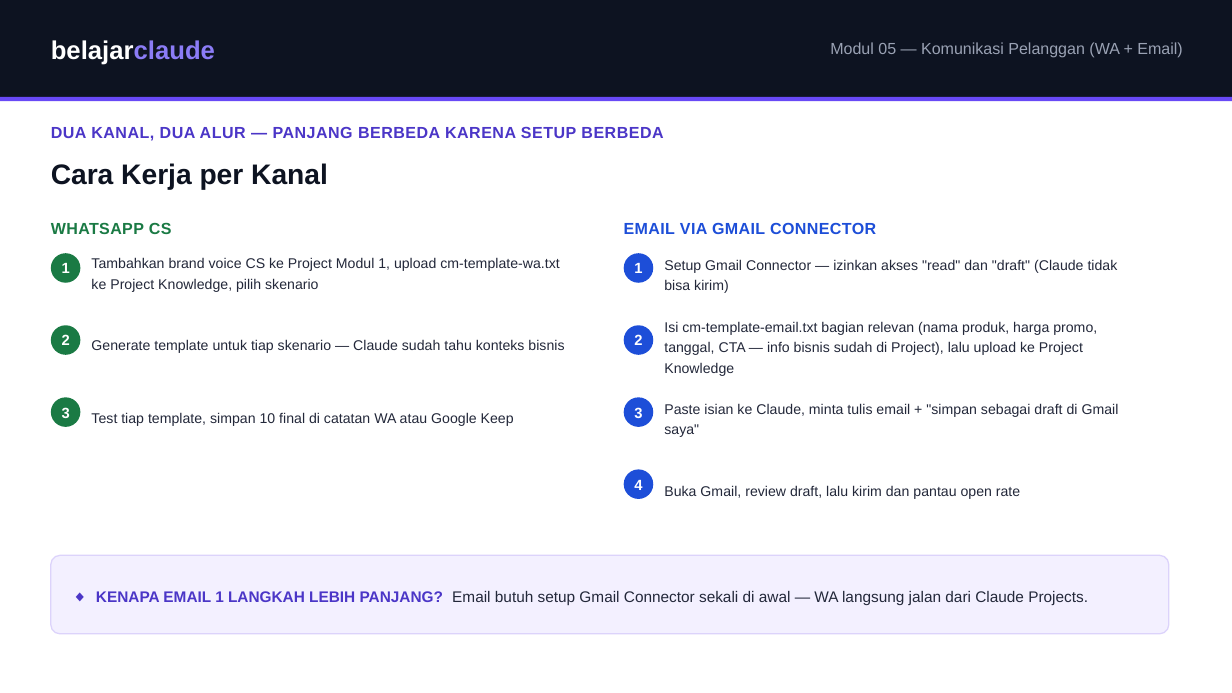
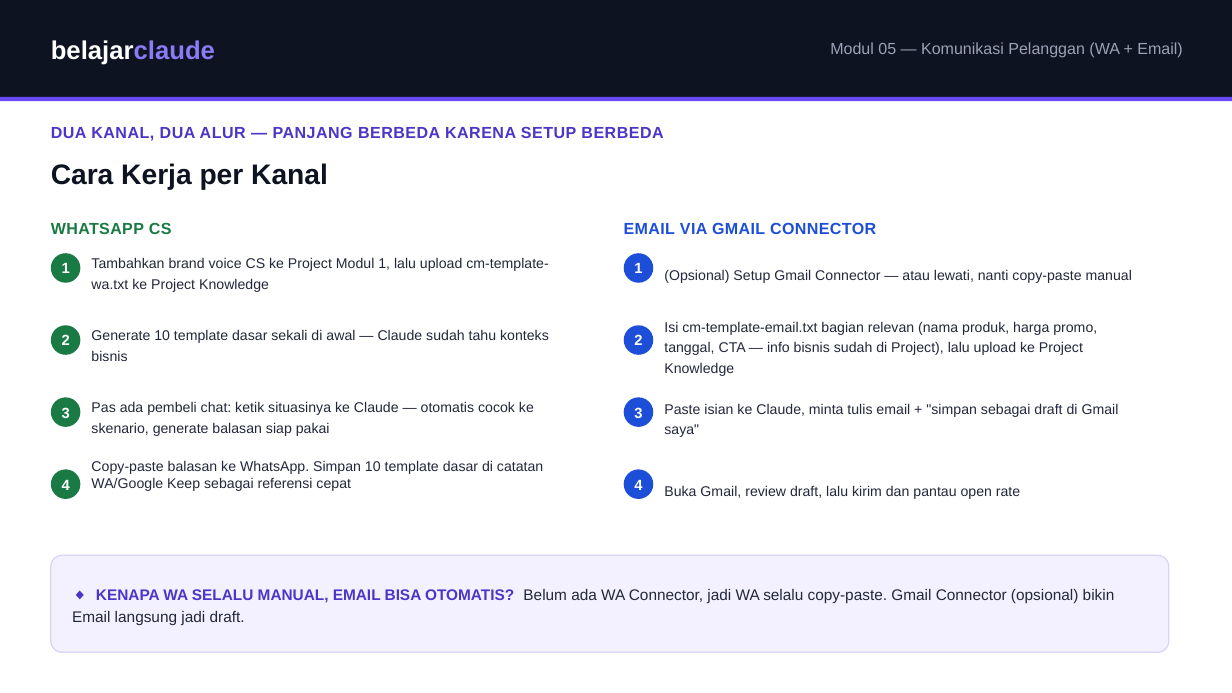
Before and after one commit to juliautomo/belajar-claude, a slide deck: slide 5 of Content-Marketing/M05-Komunikasi-Pelanggan/K3-M05-Komunikasi-Pelanggan.pptx. Drawn at 1232x693 pixels with LibreOffice and Linux fonts; fonts in the diff are those of the drawing. Boxes give left, top, right and bottom in pixels: in the first picture for what was removed or moved away, otherwise in the second. Text is boxed around its words. In the diff, an @@ line names an element or a change of style, - is before the commit and + after.

Commit message:
M05: clarify copy-paste mechanic for both channels, fix ambiguous Latihan wording, show two-phase exercise (build templates, then live on-the-spot generation)

```diff
--- a/Content-Marketing/M05-Komunikasi-Pelanggan/K3-M05-Komunikasi-Pelanggan.pptx
+++ b/Content-Marketing/M05-Komunikasi-Pelanggan/K3-M05-Komunikasi-Pelanggan.pptx
@@ text at [91, 257, 548, 292]: text changed @@
-Tambahkan brand voice CS ke Project Modul 1, upload cm-template-wa.txt ke Project Knowledge, pilih skenario
+Tambahkan brand voice CS ke Project Modul 1, lalu upload cm-template-wa.txt ke Project Knowledge
@@ text at [664, 269, 1132, 283]: text changed @@
-Setup Gmail Connector — izinkan akses "read" dan "draft" (Claude tidak bisa kirim)
+(Opsional) Setup Gmail Connector — atau lewati, nanti copy-paste manual
@@ text at [91, 329, 549, 361]: text changed @@
-Generate template untuk tiap skenario — Claude sudah tahu konteks bisnis
+Generate 10 template dasar sekali di awal — Claude sudah tahu konteks bisnis
@@ text at [91, 401, 534, 436]: text changed @@
-Test tiap template, simpan 10 final di catatan WA atau Google Keep
+Pas ada pembeli chat: ketik situasinya ke Claude — otomatis cocok ke skenario, generate balasan siap pakai
@@ ellipse added at [51, 470, 80, 499], fill #1A7A44 @@
@@ text added at [91, 460, 543, 491], 11 pt, text #23283A @@
+Copy-paste balasan ke WhatsApp. Simpan 10 template dasar di catatan WA/Google Keep sebagai referensi cepat
@@ text added at [62, 480, 70, 490], 11.5 pt, text #FFFFFF, bold @@
+4
@@ rounded rectangle: place and size @@
-rounded rectangle at [51, 555, 1169, 634]
+rounded rectangle at [51, 555, 1169, 653]
@@ text at [72, 589, 1115, 625]: text changed @@
-◆ KENAPA EMAIL 1 LANGKAH LEBIH PANJANG? Email butuh setup Gmail Connector sekali di awal — WA langsung jalan dari Claude Projects.
+◆ KENAPA WA SELALU MANUAL, EMAIL BISA OTOMATIS? Belum ada WA Connector, jadi WA selalu copy-paste. Gmail Connector (opsional) bikin Email langsung jadi draft.
```
Also in this commit, not shown: 3 other slides changed, 1 other file.
